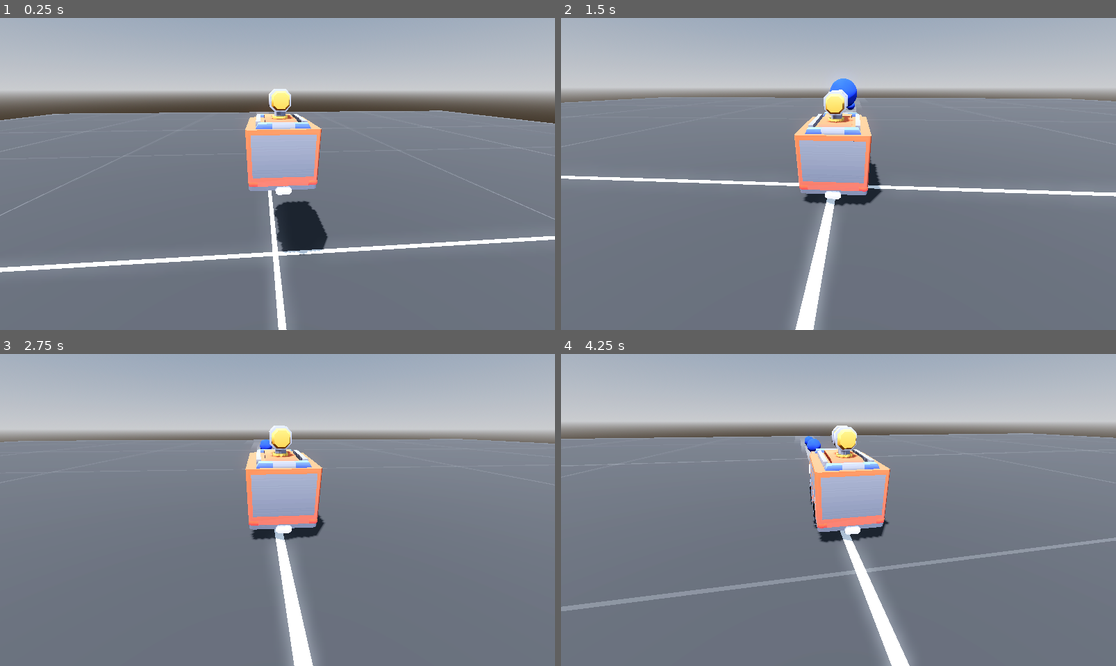
Above: before the commit, frames 1-4 (two rows, left to right).
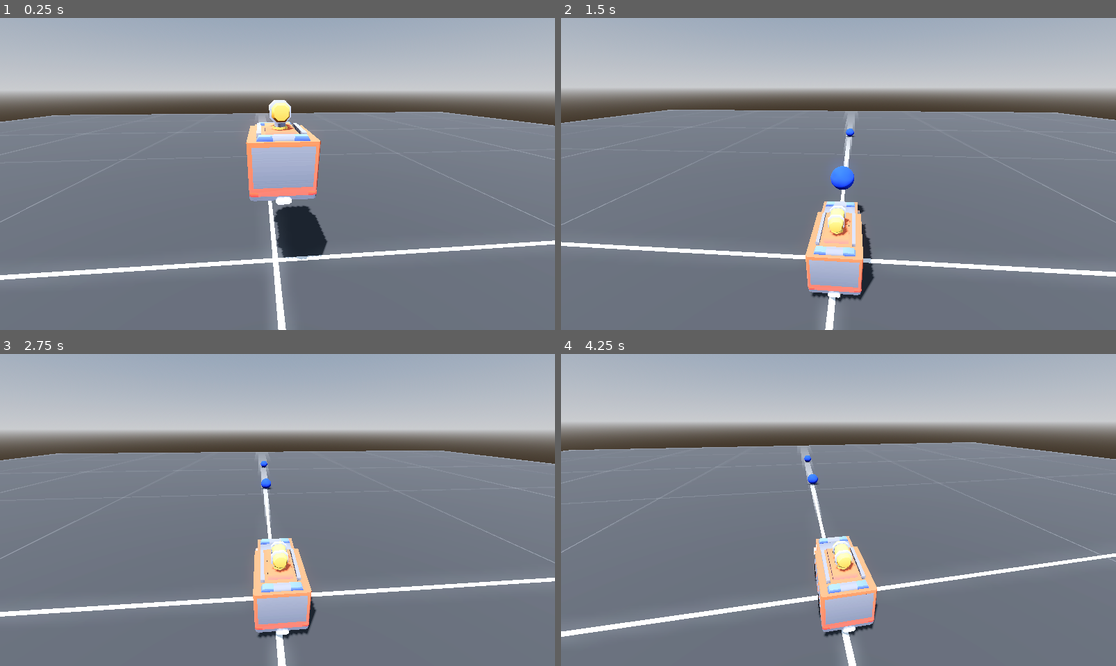
Above: after the commit, the same moments.

Repository: mpowell773/FireFighter
Game: Godot game, scene res://Scenes/main.tscn
Two runs of this game, one before a commit and one after it. Both use one fixed random seed, a clock stepped at 60 frames per second and the inputs below.
Inputs (mouse positions are in pixels of both pictures, inside the frame that each line leads up to):
- Up to frame 1 (0.25 s): no input
- Up to frame 2 (1.5 s): move the mouse to (866, 174) at 0.52 s; hold W (accelerate) from 0.53 s (still down); tap Space (shoot_cannon) at 0.6, 1.35 s; move the mouse to (810, 174) at 1.27 s
- Up to frame 3 (2.75 s): keep holding W (accelerate); move the mouse to (288, 503) at 2.02 s; tap Space (shoot_cannon) at 2.1 s
- Up to frame 4 (4.25 s): keep holding W (accelerate); move the mouse to (832, 516) at 2.77 s; tap Space (shoot_cannon) at 2.85, 3.6 s; move the mouse to (877, 513) at 3.52 s

The runs differ from the first frame. In frame 1, 6.1% of the frame differs, in the area x 0-100%, y 22-100%; in frame 2, 15%, in the area x 0-100%, y 19-100%; in frame 3, 13%; in frame 4, 14%.
Error after the commit: Parse Error: Too few arguments for "set_deferred()" call. Expected at least 2 but received 0. (res://Scenes/fire_truck.gd:22)

Commit message:
Tinker with vehicle tip to be more subtle

Diff:
--- a/fire-fighter/Scenes/fire_truck.gd
+++ b/fire-fighter/Scenes/fire_truck.gd
@@ -19,6 +19,7 @@
 
 
 func _physics_process(delta: float) -> void:
+	set_deferred()
 	cam_arm.position = position
 
 	correct_vehicle_tip()
@@ -44,16 +45,12 @@
 
 
 func correct_vehicle_tip() -> void:
-	if absf(global_rotation_degrees.z) > 60.0 and not has_corrected_vehicle_tip:
-		var correction_force := 2000.0
+	if absf(global_rotation_degrees.z) > 25.0:
+		var correction_force := 1750.0
 		if signf(global_rotation_degrees.z) == 1:
-			apply_torque_impulse(-basis.z * correction_force)
+			apply_torque(-basis.z * correction_force)
 		else:
-			apply_torque_impulse(basis.z * correction_force)
-		apply_impulse(Vector3.UP * 500.0)
-
-		has_corrected_vehicle_tip = true
-		vehicle_tip_timer.start()
+			apply_torque(basis.z * correction_force)
 
 
 func all_wheels_in_contact() -> bool:
@@ -63,7 +60,3 @@
 		and wheel_front_right.is_in_contact():
 			return true
 	return false
-
-
-func _on_vehicle_tip_timer_timeout() -> void:
-	has_corrected_vehicle_tip = false
--- a/fire-fighter/Scenes/fire_truck.tscn
+++ b/fire-fighter/Scenes/fire_truck.tscn
@@ -326,4 +326,3 @@
 one_shot = true
 
 [connection signal="timeout" from="CamArm/ResetCamTimer" to="CamArm" method="_on_reset_cam_timer_timeout"]
-[connection signal="timeout" from="VehicleTipTimer" to="." method="_on_vehicle_tip_timer_timeout"]
--- a/fire-fighter/project.godot
+++ b/fire-fighter/project.godot
@@ -48,3 +48,7 @@
 3d_physics/layer_1="Environment"
 3d_physics/layer_2="FireTruck"
 3d_physics/layer_3="WaterDrop"
+
+[physics]
+
+common/physics_interpolation=true
